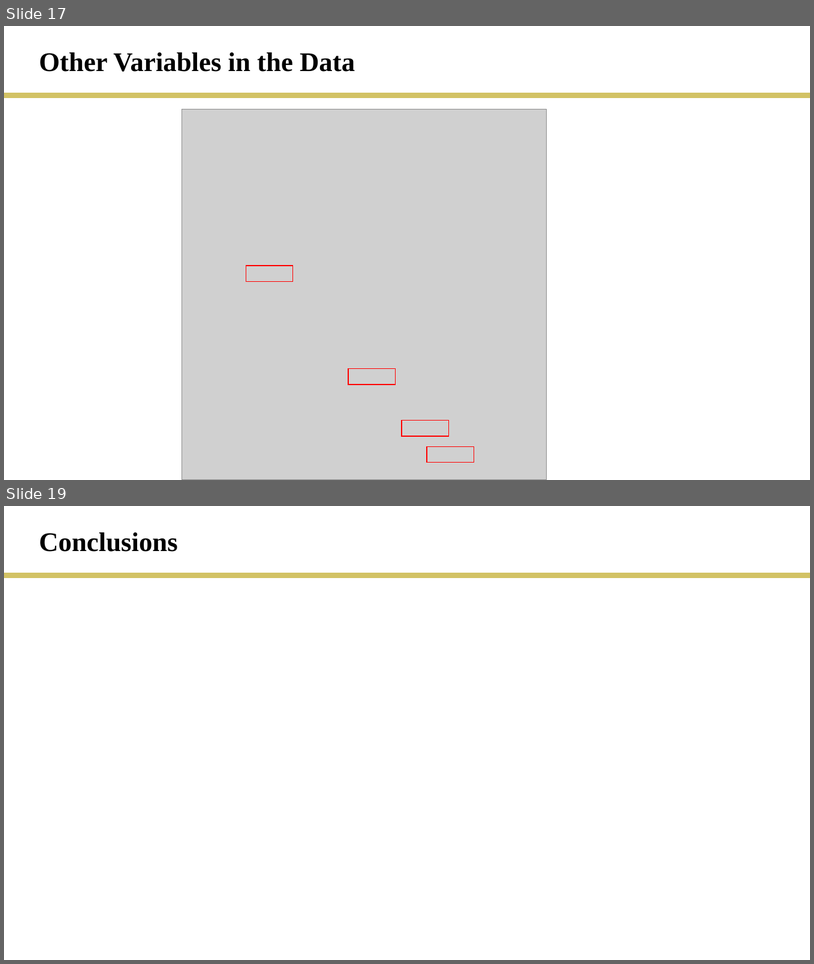
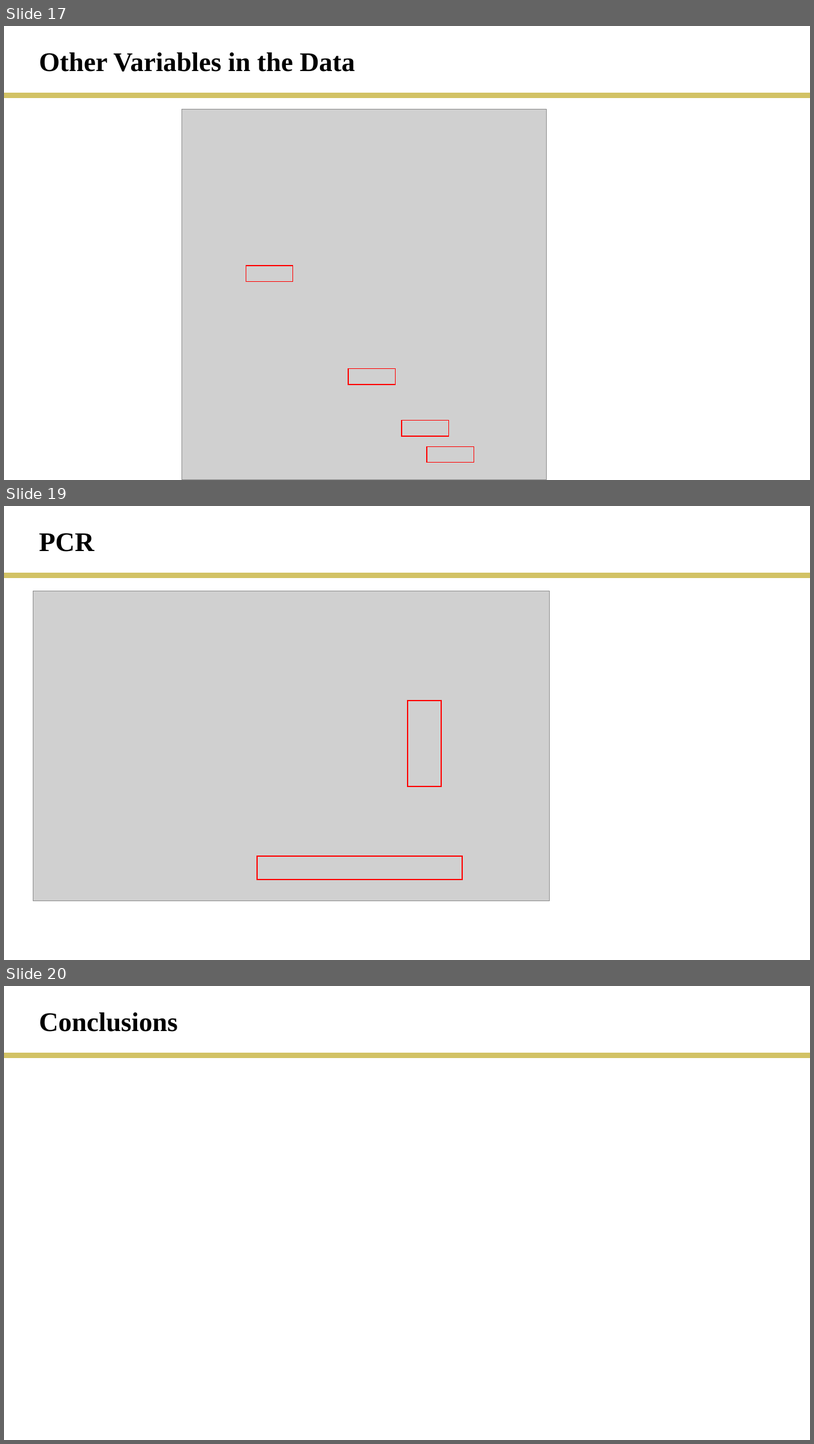
Before and after one commit to rmesina/T2_Codes-R-Us, a slide deck: final_project/T2_final_project.pptx. Shown one above the other, each under a label of ours: slides 17 and 19 before the commit, slides 17, 19 and 20 after it; the slides between them are not shown. The pictures are 814x964 and 814x1444 pixels, drawn with LibreOffice and Linux fonts; fonts in the diff are those of the drawing; grey boxes stand for pictures. Boxes give left, top, right and bottom in pixels: in the first picture for what was removed or moved away, otherwise in the second. Text is boxed around its words. In the diff, an @@ line names an element or a change of style, - is before the commit and + after.

```diff
--- a/final_project/T2_final_project.pptx
+++ b/final_project/T2_final_project.pptx
@@ slide 19 added at box(4, 506, 810, 960), background #FFFFFF @@
@@ text added at box(39, 533, 94, 552), 32 pt, text #000000, bold @@
+PCR
@@ line added from (4, 576) to (810, 576), #D2C264 6 pt @@
@@ picture added at box(33, 591, 549, 900) @@
@@ rectangle added at box(408, 700, 441, 786), outline #FF0000 1.5 pt @@
@@ rectangle added at box(257, 856, 462, 879), outline #FF0000 1.5 pt @@
@@ what was slide 19 is now slide 20 @@
```
Also in this commit, not shown: 1 slide changed, 2 other files.
